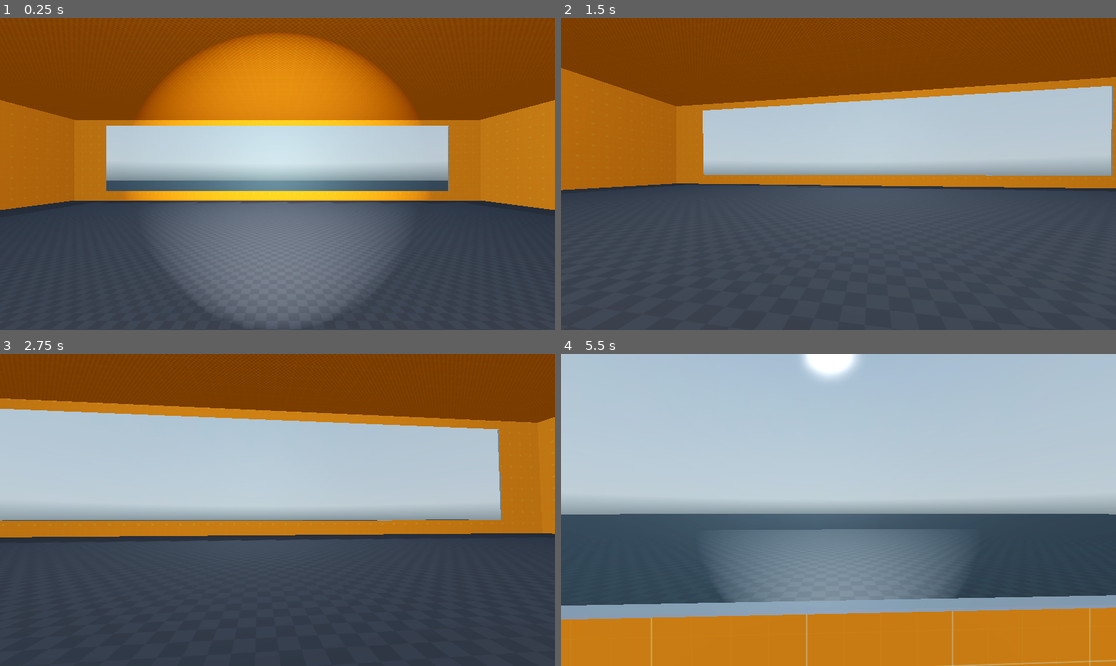
Above: before the commit, frames 1-4 (two rows, left to right).
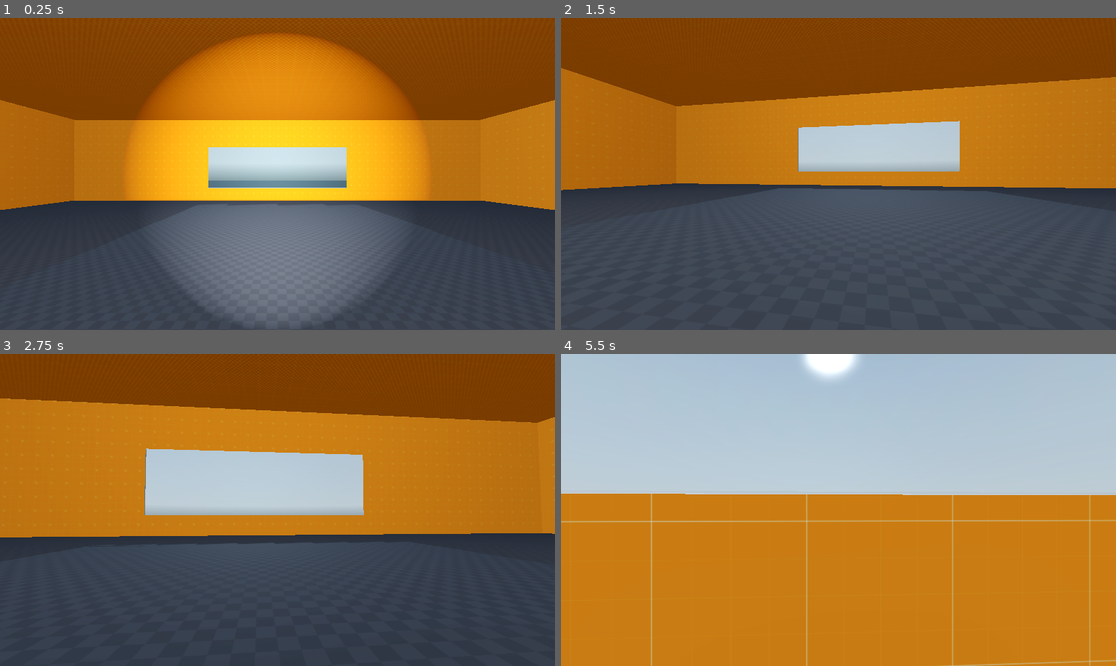
Above: after the commit, the same moments.

Repository: blakenuova/hoarder
Game: Godot game, scene res://Scenes/Levels/safe_zone.tscn
Same seed, same stepped clock (60 frames per second), same inputs: the game is played once before the commit and once after it. A sky picture missing from this copy of the repository is replaced by a grey-blue gradient.
Inputs (mouse positions are in pixels of both pictures, inside the frame that each line leads up to):
- Up to frame 1 (0.25 s): no input
- Up to frame 2 (1.5 s): move the mouse to (866, 174) at 0.52 s; hold Ctrl (crouch) 0.53-1.28 s; hold W (move_forward) from 0.53 s (still down); click (866, 174) at 0.67 s; tap Space (jump) at 0.77 s; move the mouse to (810, 174) at 1.27 s; tap F (flashlight) at 1.35 s
- Up to frame 3 (2.75 s): keep holding W (move_forward); tap Space (jump) at 1.52 s; move the mouse to (288, 503) at 2.02 s; tap E (interact) at 2.1 s
- Up to frame 4 (5.5 s): keep holding W (move_forward); move the mouse to (832, 516) at 2.77 s; tap Z (prone) at 2.85 s; click (832, 516) at 2.92 s; tap Space (jump) at 3.02, 3.77, 4.52 s; move the mouse to (877, 513) at 3.52 s; hold Shift (run) 3.53-4.28 s; move the mouse to (794, 506) at 4.27 s; tap Ctrl (crouch) at 4.35 s; move the mouse to (844, 510) at 5.02 s; tap F (flashlight) at 5.1 s; click (844, 510) at 5.17 s

The runs differ from the first frame. In frame 1, 9.8% of the frame differs, in the area x 19-81%, y 34-60%; in frame 2, 14%; in frame 3, 22%; in frame 4, 38%, in the area x 0-100%, y 44-86%.

Commit message:
Adjust safe zone mesh and transform dimensions
Reduced the size and repositioned the BoxMesh, subtraction, and Glass nodes in safe_zone.tscn to better fit the environment layout.

Diff:
--- a/Scenes/Levels/safe_zone.tscn
+++ b/Scenes/Levels/safe_zone.tscn
@@ -62,7 +62,7 @@
 
 [sub_resource type="BoxMesh" id="BoxMesh_wsbbe"]
 material = SubResource("StandardMaterial3D_2cs7a")
-size = Vector3(42, 8, 0.1)
+size = Vector3(17, 5, 0.1)
 
 [sub_resource type="BoxMesh" id="BoxMesh_eq3jn"]
 
@@ -120,12 +120,12 @@
 mesh = SubResource("BoxMesh_olhn8")
 
 [node name="subtraction" type="CSGBox3D" parent="Environment_Mesh/CSGCombiner3D"]
-transform = Transform3D(1, 0, 0, 0, 1, 0, 0, 0, 1, 0.027862549, 5.188362, -25.039534)
+transform = Transform3D(1, 0, 0, 0, 1, 0, 0, 0, 1, -0.020965576, 4.0889482, -25.039534)
 operation = 2
-size = Vector3(42.041687, 8, 1)
+size = Vector3(17, 4.998828, 1)
 
 [node name="Glass" type="CSGMesh3D" parent="Environment_Mesh/CSGCombiner3D"]
-transform = Transform3D(1, 0, 0, 0, 1, 0, 0, 0, 1, 0, 5.2, -25)
+transform = Transform3D(1, 0, 0, 0, 1, 0, 0, 0, 1, 0, 4.0999994, -25)
 use_collision = true
 mesh = SubResource("BoxMesh_wsbbe")
 
